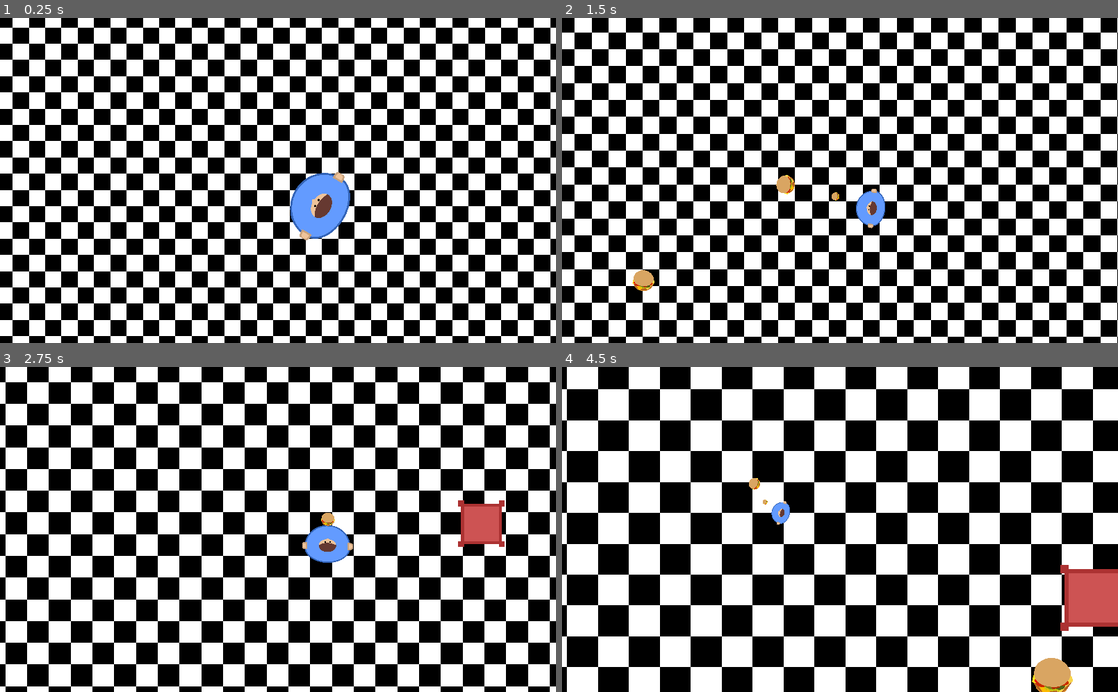
Above: before the commit, frames 1-4 (two rows, left to right).
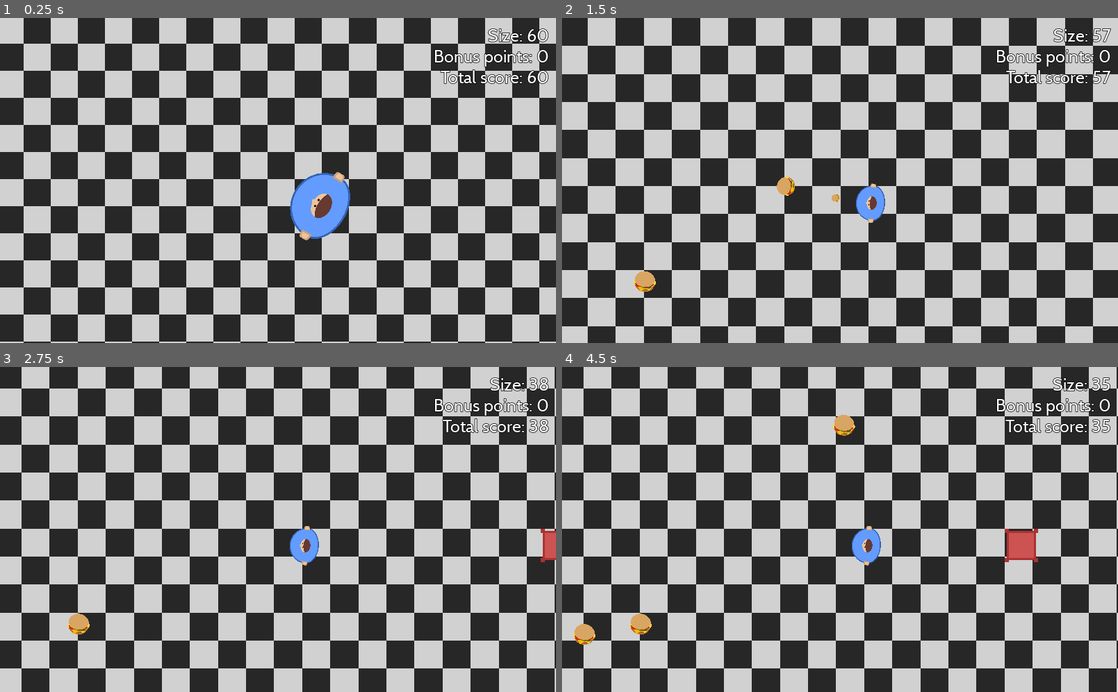
Above: after the commit, the same moments.

Repository: ThatCoolCoder/burger-man
Game: Godot game, scene res://scenes/Main.tscn
The game is run twice, just before and just after one commit, with the same random seed, the same clock (stepped at 60 frames per second) and the same inputs.
Inputs (mouse positions are in pixels of both pictures, inside the frame that each line leads up to):
- Up to frame 1 (0.25 s): no input
- Up to frame 2 (1.5 s): move the mouse to (962, 164) at 0.52 s; press the mouse at (962, 164) at 0.53 s; hold Right (move_right) 0.53-1.28 s; move the mouse to (728, 196) at 1.27 s; release the mouse at (728, 196) at 1.28 s; hold S (move_down) from 1.28 s (still down); click (728, 196) at 1.35 s
- Up to frame 3 (2.75 s): move the mouse to (333, 458) at 2.02 s; release S (move_down) at 2.03 s; press the mouse at (333, 458) at 2.03 s; hold Right (move_right) from 2.03 s (still down)
- Up to frame 4 (4.5 s): move the mouse to (812, 594) at 2.77 s; release Right (move_right) at 2.78 s; release the mouse at (812, 594) at 2.78 s; hold Up (move_up) 2.78-3.53 s; click (812, 594) at 2.85 s; move the mouse to (1006, 578) at 3.52 s; press the mouse at (1006, 578) at 3.53 s; hold A (move_left) from 3.53 s (still down); move the mouse to (673, 480) at 4.27 s; release the mouse at (673, 480) at 4.28 s; click (673, 480) at 4.35 s

The runs differ from the first frame. In frame 1, 98% of the frame differs, in the area x 0-100%, y 0-100%; in frame 2, 99%; in frame 3, 100%; in frame 4, 100%.

Commit message:
Add all sorts of fun things

Diff:
--- a/project.godot
+++ b/project.godot
@@ -17,6 +17,7 @@
 [autoload]
 
 Utils="*res://scripts/Utils.gd"
+PlayState="*res://scripts/PlayState.gd"
 
 [display]
 
--- /dev/null
+++ b/resources/main_font.tres
@@ -0,0 +1,9 @@
+[gd_resource type="DynamicFont" load_steps=2 format=2]
+
+[ext_resource path="res://resources/Cabin-Regular.ttf" type="DynamicFontData" id=1]
+
+[resource]
+size = 32
+outline_size = 1
+outline_color = Color( 0, 0, 0, 1 )
+font_data = ExtResource( 1 )
--- a/scenes/Bullet.tscn
+++ b/scenes/Bullet.tscn
@@ -1,7 +1,8 @@
-[gd_scene load_steps=4 format=2]
+[gd_scene load_steps=5 format=2]
 
 [ext_resource path="res://scripts/Bullet.gd" type="Script" id=1]
 [ext_resource path="res://art/burger.svg" type="Texture" id=2]
+[ext_resource path="res://scenes/effects/BulletExplode.tscn" type="PackedScene" id=3]
 
 [sub_resource type="CircleShape2D" id=1]
 
@@ -9,6 +10,7 @@
 "bullet",
 ]]
 script = ExtResource( 1 )
+explode_effect = ExtResource( 3 )
 
 [node name="CollisionShape2D" type="CollisionShape2D" parent="."]
 shape = SubResource( 1 )
--- /dev/null
+++ b/scenes/HUD.tscn
@@ -0,0 +1,52 @@
+[gd_scene load_steps=3 format=2]
+
+[ext_resource path="res://resources/main_font.tres" type="DynamicFont" id=1]
+[ext_resource path="res://scripts/HUD.gd" type="Script" id=2]
+
+[node name="HUD" type="CanvasLayer"]
+script = ExtResource( 2 )
+
+[node name="Size" type="Label" parent="."]
+anchor_left = 1.0
+anchor_right = 1.0
+margin_left = -52.7136
+margin_top = 10.5946
+margin_right = -12.7136
+margin_bottom = 49.5946
+grow_horizontal = 0
+custom_fonts/font = ExtResource( 1 )
+text = "Size: <int>"
+align = 2
+__meta__ = {
+"_edit_use_anchors_": false
+}
+
+[node name="BonusPoints" type="Label" parent="."]
+anchor_left = 1.0
+anchor_right = 1.0
+margin_left = -166.714
+margin_top = 49.5946
+margin_right = -12.7136
+margin_bottom = 88.5946
+grow_horizontal = 0
+custom_fonts/font = ExtResource( 1 )
+text = "Bonus points: <int>"
+align = 2
+__meta__ = {
+"_edit_use_anchors_": false
+}
+
+[node name="TotalScore" type="Label" parent="."]
+anchor_left = 1.0
+anchor_right = 1.0
+margin_left = -266.0
+margin_top = 89.0
+margin_right = -13.0
+margin_bottom = 128.0
+grow_horizontal = 0
+custom_fonts/font = ExtResource( 1 )
+text = "Total score: <int>"
+align = 2
+__meta__ = {
+"_edit_use_anchors_": false
+}
--- a/scenes/Main.tscn
+++ b/scenes/Main.tscn
@@ -6,6 +6,7 @@
 [ext_resource path="res://scripts/Background.gd" type="Script" id=4]
 [ext_resource path="res://scenes/Enemy.tscn" type="PackedScene" id=5]
 [ext_resource path="res://scenes/GrowthItem.tscn" type="PackedScene" id=6]
+[ext_resource path="res://scenes/HUD.tscn" type="PackedScene" id=7]
 
 [node name="Main" type="Node2D"]
 script = ExtResource( 3 )
@@ -14,7 +15,7 @@
 
 [node name="Background" type="Sprite" parent="."]
 position = Vector2( 512.548, 298.491 )
-scale = Vector2( 30, 30 )
+scale = Vector2( 50, 50 )
 texture = ExtResource( 2 )
 region_enabled = true
 region_rect = Rect2( 0, 0, 1000, 1000 )
@@ -24,3 +25,5 @@
 
 [node name="StartPosition" type="Position2D" parent="."]
 position = Vector2( 512.548, 298.491 )
+
+[node name="HUD" parent="." instance=ExtResource( 7 )]
--- /dev/null
+++ b/scenes/effects/BulletExplode.tscn
@@ -0,0 +1,21 @@
+[gd_scene load_steps=3 format=2]
+
+[ext_resource path="res://art/burger.svg" type="Texture" id=1]
+[ext_resource path="res://scripts/AutoplayParticles.gd" type="Script" id=2]
+
+[node name="BulletExplode" type="CPUParticles2D"]
+emitting = false
+amount = 30
+one_shot = true
+speed_scale = 1.93
+explosiveness = 1.0
+randomness = 0.41
+lifetime_randomness = 0.32
+texture = ExtResource( 1 )
+spread = 180.0
+gravity = Vector2( 0, 0 )
+initial_velocity = 174.94
+initial_velocity_random = 0.66
+damping = 85.51
+scale_amount = 0.03
+script = ExtResource( 2 )
--- /dev/null
+++ b/scripts/AutoplayParticles.gd
@@ -0,0 +1,8 @@
+extends CPUParticles2D
+
+func _ready():
+	emitting = true
+
+func _process(delta: float):
+	if not emitting:
+		queue_free()
--- a/scripts/Bullet.gd
+++ b/scripts/Bullet.gd
@@ -3,8 +3,10 @@
 export var speed := 400
 export var move_direction = PI / 2
 export var radius := 10.0 setget set_radius
+onready var health := radius
 export var frozen := false
-export var destroyed_by := ['enemy', 'food_item']
+export var hits := ['enemy']
+export (PackedScene) var explode_effect
 
 func _physics_process(delta):
 	if frozen:
@@ -13,7 +15,6 @@
 	var movement = Vector2(0, speed)
 	movement = movement.rotated(move_direction)
 	position += movement * delta
-
 
 func _on_VisibilityNotifier2D_viewport_exited(viewport):
 	if not frozen:
@@ -24,6 +25,14 @@
 	Utils.set_sprite_size($Sprite, Vector2(radius * 2, radius * 2), $Sprite.texture)
 
 func _on_Bullet_area_entered(area: Area2D):
+	if frozen:
+		return
+
 	# Don't hit the player after just being shot
-	if Utils.is_in_one_group(area, destroyed_by):
-		queue_free()
+	if Utils.is_in_one_group(area, hits):
+		health -= 15.0
+		if health < 0 or true: # todo: make better health system
+			queue_free()
+			var effect = explode_effect.instance()
+			get_parent().add_child(effect)
+			effect.position = position
--- a/scripts/Enemy.gd
+++ b/scripts/Enemy.gd
@@ -1,6 +1,8 @@
 extends Area2D
 
+export var radius := 20.0 setget set_radius
 export var speed := 200
+export var points_on_kill := 20
 var frozen = false
 
 func _physics_process(delta):
@@ -15,7 +17,12 @@
 	global_position.x = Utils.converge_value(global_position.x, entity.global_position.x, speed * delta)
 	global_position.y = Utils.converge_value(global_position.y, entity.global_position.y, speed * delta)
 
-
 func _on_Enemy_area_entered(area):
 	if area.is_in_group("bullet"):
 		queue_free()
+		PlayState.bonus_points += points_on_kill
+
+func set_radius(new_radius):
+	radius = new_radius
+	Utils.set_sprite_size($Sprite, Vector2(radius, radius), $Sprite.texture)
+	$CollisionShape2D.shape.extents = Vector2(radius, radius)
--- /dev/null
+++ b/scripts/HUD.gd
@@ -0,0 +1,30 @@
+extends CanvasLayer
+
+var player = null
+var display_size = null
+var display_bonus_points = null
+export var max_size_change_rate = 15
+export var max_bonus_points_change_rate = 40
+
+func _process(delta: float):
+	if player == null:
+		return
+
+	update_size_label(delta)
+	update_bonus_points_label(delta)
+	update_total_score_label(delta)
+
+func update_size_label(delta: float):
+	if display_size == null:
+		display_size = player.radius
+	display_size = Utils.converge_value(display_size, player.radius, max_size_change_rate * delta)
+	$Size.text = "Size: %s" % round(display_size)
+
+func update_bonus_points_label(delta: float):
+	if display_bonus_points == null:
+		display_bonus_points = PlayState.bonus_points
+	display_bonus_points = Utils.converge_value(display_bonus_points, PlayState.bonus_points, max_bonus_points_change_rate * delta)
+	$BonusPoints.text = "Bonus points: %s" % round(display_bonus_points)
+
+func update_total_score_label(delta: float):
+	$TotalScore.text = "Total score: %s" % round(display_bonus_points + display_size)
--- a/scripts/Main.gd
+++ b/scripts/Main.gd
@@ -4,9 +4,13 @@
 export var growth_item_rate := 1.0
 export (PackedScene) var enemy_prefab
 export var enemy_rate = 0.3
+export var min_enemy_radius := 30.0
+export var max_enemy_radius := 60.0
 
 func _ready():
 	$Player.position = $StartPosition.position
+	PlayState.reset()
+	$HUD.player = $Player
 
 func _process(delta):
 	if randf() < growth_item_rate / 60:
@@ -17,6 +21,7 @@
 	if randf() < enemy_rate / 60:
 		var enemy = enemy_prefab.instance()
 		add_child(enemy)
+		enemy.radius = rand_range(min_enemy_radius, max_enemy_radius)
 		enemy.position = random_viewport_edge_pos(get_canvas_transform().get_scale().x * -100)
 
 func random_viewport_edge_pos(offset: float = 0.0):
--- /dev/null
+++ b/scripts/PlayState.gd
@@ -0,0 +1,6 @@
+extends Node
+
+var bonus_points := 0.0
+
+func reset():
+	bonus_points = 0
--- a/scripts/Player.gd
+++ b/scripts/Player.gd
@@ -7,6 +7,7 @@
 export var friction := 1000
 
 export var starting_radius := 60.0
+export var min_radius := 40.0 # you die when your radius gets below this
 var radius := starting_radius setget set_radius
 export var growth_rate := 0.35
 var max_zoom_rate = 0.2
@@ -28,6 +29,9 @@
 func _physics_process(delta):
 	if frozen or not alive:
 		return
+
+	if radius < min_radius:
+		start_dying()
 
 	walk(delta)
 	velocity = velocity.clamped(max_speed)
@@ -112,8 +116,7 @@
 
 	if area.is_in_group("enemy"):
 		print("Ouch!")
-		alive = false
-		$DieTimer.start()
+		start_dying()
 	if area.is_in_group("growth_item"):
 		set_radius(radius + area.radius * growth_rate)
 
@@ -122,6 +125,7 @@
 	print("Dead")
 
 func set_radius(new_radius):
+	print(new_radius)
 	radius = new_radius
 	growth_factor = radius / starting_radius
 
@@ -132,3 +136,10 @@
 	$CollisionPolygon2D.set_deferred('polygon', polygon) # causes error without set_deferred
 
 	Utils.set_sprite_size($Sprite, Vector2(radius * 2, radius * 2), $Sprite.texture)
+
+# Other
+# -----
+
+func start_dying():
+	alive = false
+	$DieTimer.start()
Binary file changed: art/floor.png
Binary file added: resources/Cabin-Regular.ttf
Not shown: 1 places in scenes/Main.tscn that only renumber resources
